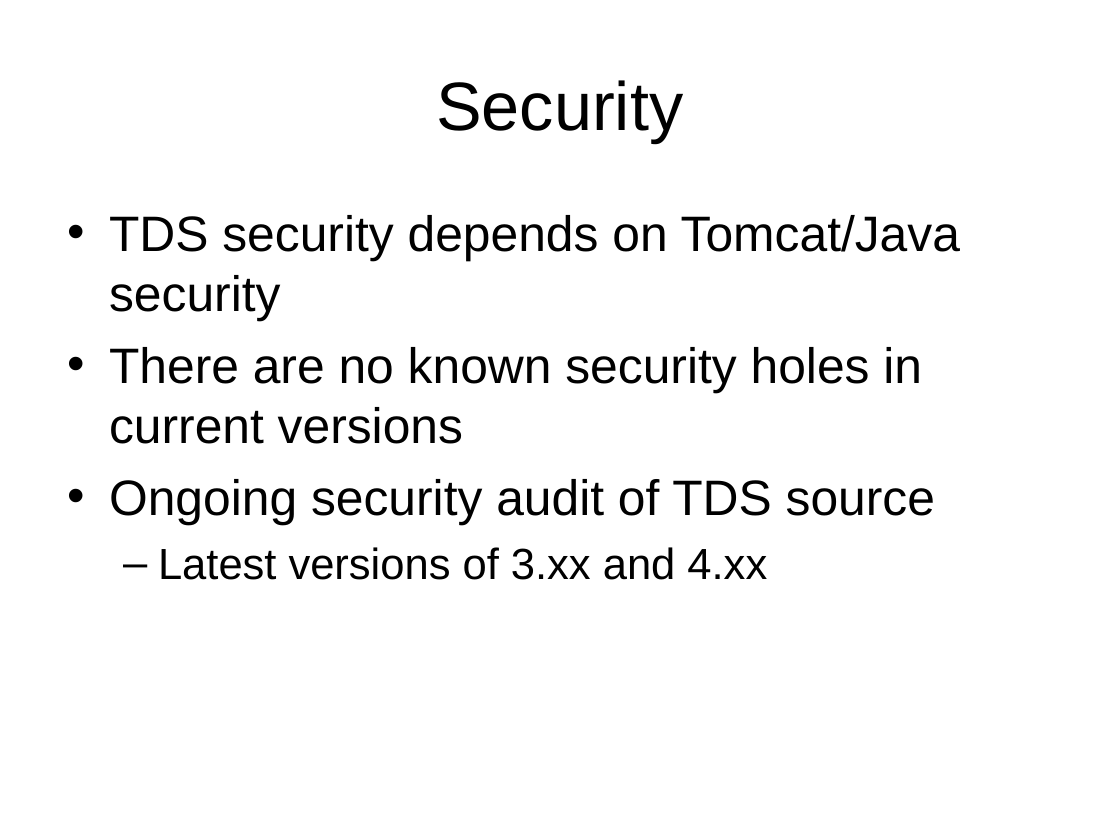
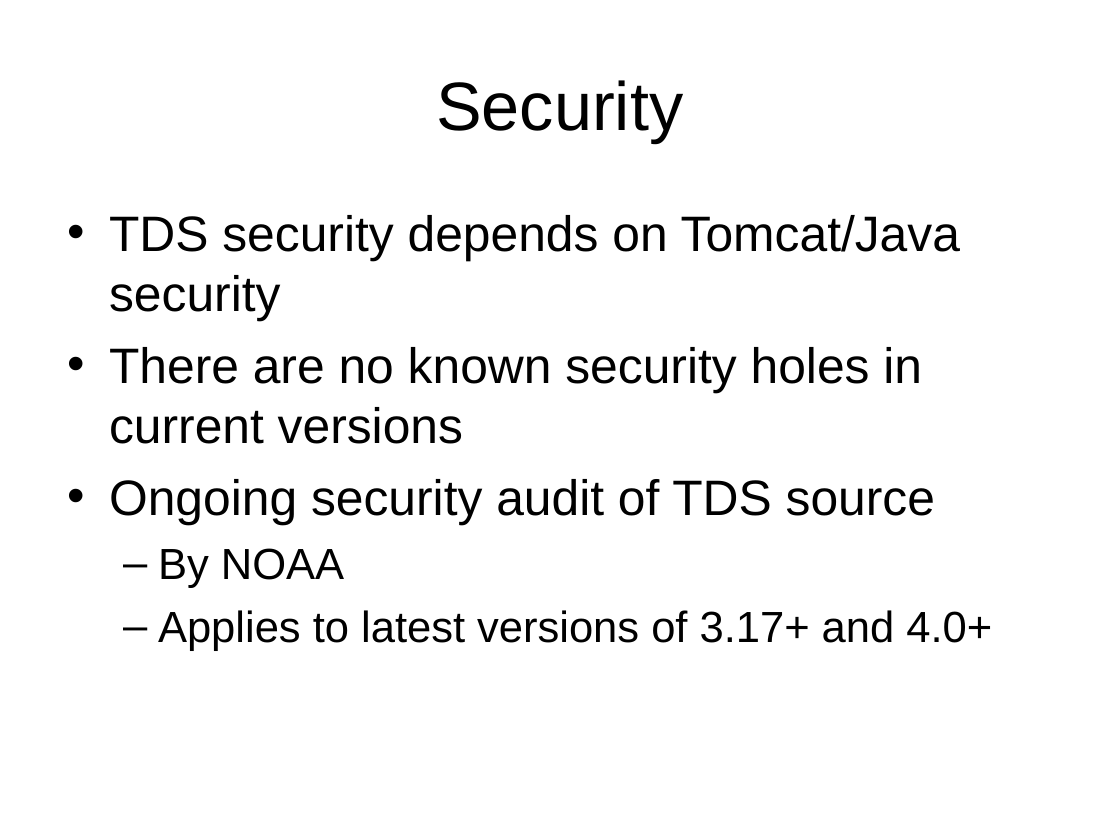
Before and after one commit to ooici-eoi/THREDDS, a slide deck: slide 27 of docs/web/thredds/tech/tutorial/TDSOverview.ppt (slide 24 before the commit). Drawn at 1120x840 pixels with LibreOffice and Linux fonts; fonts in the diff are those of the drawing; background and template pictures are left out. Boxes give left, top, right and bottom in pixels: in the first picture for what was removed or moved away, otherwise in the second. Text is boxed around its words. In the diff, an @@ line names an element or a change of style, - is before the commit and + after.

```diff
--- a/docs/web/thredds/tech/tutorial/TDSOverview.ppt
+++ b/docs/web/thredds/tech/tutorial/TDSOverview.ppt
@@ text at bbox=[158, 548, 992, 651]: text changed @@
-  – Latest versions of 3.xx and 4.xx
+  – By NOAA
+  – Applies to latest versions of 3.17+ and 4.0+
```
Also in this commit, not shown: 8 other slides changed, 4 slides added, 2 slides removed, 5 other files.
